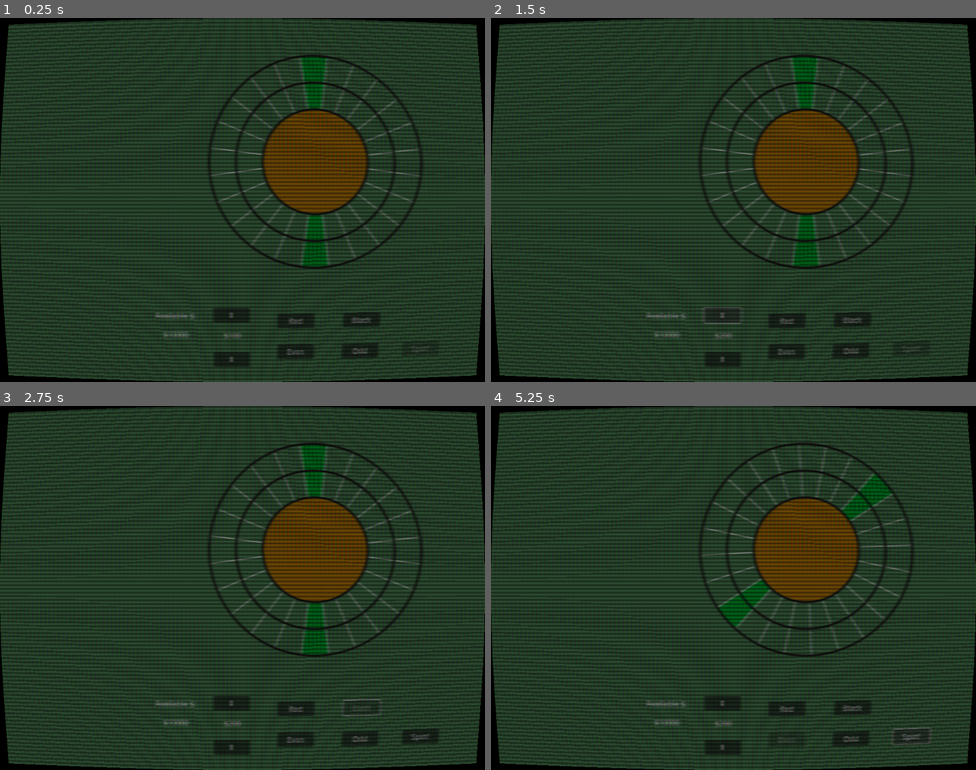
Above: before the commit, frames 1-4 (two rows, left to right).
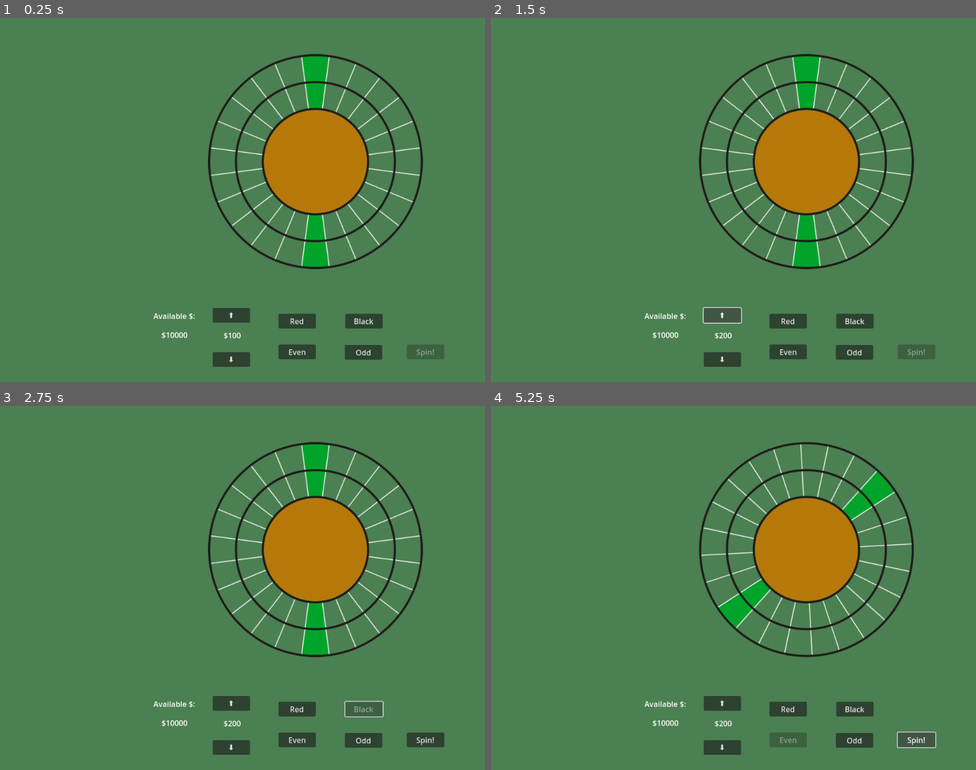
Above: after the commit, the same moments.

Repository: RossRKK/gmtk-game-jam-2025
Game: Godot game, scene res://scenes/roulette_scene.tscn
Same seed, same stepped clock (60 frames per second), same inputs: the game is played once before the commit and once after it.
Inputs:
- Up to frame 1 (0.25 s): no input
- Up to frame 2 (1.5 s): click "⬇" at 0.5 s; click "⬆" at 1.25 s
- Up to frame 3 (2.75 s): click "Black" at 2 s
- Up to frame 4 (5.25 s): click "Red" at 2.75 s; click "Odd" at 3.5 s; click "Even" at 4.25 s; click "Spin!" at 5 s

The runs differ from the first frame. In frame 1, 98% of the frame differs, in the area x 0-100%, y 0-100%; in frame 2, 98%; in frame 3, 98%; in frame 4, 98%.

Commit message:
Refactor how the singletons work for no reason, add text to the screen

Diff:
--- a/project.godot
+++ b/project.godot
@@ -15,11 +15,6 @@
 config/features=PackedStringArray("4.4", "Forward Plus")
 config/icon="res://icon.svg"
 
-[autoload]
-
-EventBus="*res://scripts/event_bus.gd"
-PlayerInventory="*res://scripts/player_inventory.gd"
-
 [display]
 
 window/size/viewport_width=1024
--- a/scenes/roulette_scene.tscn
+++ b/scenes/roulette_scene.tscn
@@ -1,9 +1,10 @@
-[gd_scene load_steps=5 format=3 uid="uid://dhyms0lpvrve6"]
+[gd_scene load_steps=6 format=3 uid="uid://dhyms0lpvrve6"]
 
 [ext_resource type="PackedScene" uid="uid://blbams3bsbfjm" path="res://scenes/post_processing_effects/crt_effect.tscn" id="1_8h7hl"]
 [ext_resource type="Script" uid="uid://ihpwiim42g6l" path="res://scripts/roulette_scene.gd" id="1_nh752"]
 [ext_resource type="PackedScene" uid="uid://r5abxcpmk0i7" path="res://scenes/roulette_wheel.tscn" id="2_bivp3"]
 [ext_resource type="PackedScene" uid="uid://cciepqx17ef51" path="res://scenes/betting_board.tscn" id="3_iked3"]
+[ext_resource type="Script" uid="uid://bd6fh0c2rceq5" path="res://scripts/result_text.gd" id="5_r8avv"]
 
 [node name="RouletteScene" type="Node2D"]
 script = ExtResource("1_nh752")
@@ -39,5 +40,13 @@
 horizontal_alignment = 1
 
 [node name="CRTEffect" parent="." instance=ExtResource("1_8h7hl")]
+visible = false
+
+[node name="Resulttext" type="RichTextLabel" parent="."]
+offset_left = 520.0
+offset_top = 545.0
+offset_right = 789.0
+offset_bottom = 585.0
+script = ExtResource("5_r8avv")
 
 [connection signal="submit_bet" from="BettingBoard" to="RouletteWheel" method="_start_spin"]
--- a/scripts/bet.gd
+++ b/scripts/bet.gd
@@ -8,7 +8,7 @@
 	Even,
 }
 
-var player_inventory = PlayerInventory
+var game: Game = Game.get_instance()
 
 var bet_type: BetType = BetType.Unset
 var bet_amount: int = -1;
@@ -29,7 +29,9 @@
 
 	if winner:
 		print("Winner")
-		player_inventory.update_money(bet_amount)
+		game.event_bus.announce_result.emit(true, segment, bet_amount)
+		game.player_inventory.update_money(bet_amount)
 	else:
 		print("Loser")
-		player_inventory.update_money(-bet_amount)
+		game.event_bus.announce_result.emit(false, segment, bet_amount)
+		game.player_inventory.update_money(-bet_amount)
--- a/scripts/betting_board.gd
+++ b/scripts/betting_board.gd
@@ -2,8 +2,7 @@
 
 class_name BettingBoard
 
-var player_inventory = PlayerInventory
-var event_bus = EventBus
+var game: Game = Game.get_instance()
 
 @onready var bet_text: RichTextLabel = $BetText
 
@@ -23,8 +22,8 @@
 
 # Called when the node enters the scene tree for the first time.
 func _ready() -> void:
-	event_bus.spin_complete.connect(reset)
-	player_inventory.on_money_changed.connect(set_button_state)
+	game.event_bus.spin_complete.connect(reset)
+	game.player_inventory.on_money_changed.connect(set_button_state)
 	update_bet_text()
 	set_button_state()
 
@@ -52,7 +51,7 @@
 	elif bet.bet_type == Bet.BetType.Odd:
 		$Odd.disabled = true
 
-	if bet.bet_amount + bet_increment > PlayerInventory.available_money:
+	if bet.bet_amount + bet_increment > game.player_inventory.available_money:
 		$Up.disabled = true
 
 	if bet.bet_amount - bet_increment < 0:
@@ -63,7 +62,7 @@
 		print("Must set bet before spinning")
 		return
 
-	if bet.bet_amount > PlayerInventory.available_money:
+	if bet.bet_amount > game.player_inventory.available_money:
 		print("Bet higher than available funds")
 		return
 
--- a/scripts/event_bus.gd
+++ b/scripts/event_bus.gd
@@ -1,5 +1,8 @@
 extends Node
+
+class_name EventBus
 
 signal spin_start
 signal spin_complete
 signal game_over
+signal announce_result(won: bool, segment: Segment, winnings: int)
--- /dev/null
+++ b/scripts/game.gd
@@ -0,0 +1,12 @@
+extends Node
+
+class_name Game
+
+var event_bus: EventBus = EventBus.new()
+var player_inventory: PlayerInventory = PlayerInventory.new()
+
+
+static var instance: Game = Game.new()
+
+static func get_instance() -> Game:
+	return instance
--- a/scripts/player_inventory.gd
+++ b/scripts/player_inventory.gd
@@ -1,6 +1,8 @@
 extends Node
 
-var event_bus = EventBus
+class_name PlayerInventory
+
+var game: Game = Game.get_instance()
 
 @export var starting_money: int = 10_000
 
@@ -14,7 +16,7 @@
 func on_money_changed_handler(new_value: int, diff: int) -> void:
 	available_money = new_value
 	if available_money < 0:
-		event_bus.game_over.emit()
+		game.event_bus.game_over.emit()
 
 func update_money(diff: int) -> void:
 	print(diff)
--- /dev/null
+++ b/scripts/result_text.gd
@@ -0,0 +1,15 @@
+extends RichTextLabel
+
+var game: Game = Game.get_instance()
+
+# Called when the node enters the scene tree for the first time.
+func _ready() -> void:
+	game.event_bus.announce_result.connect(update_result_text)
+
+
+func update_result_text(won: bool, segment: Segment, winnings: int) -> void:
+	text = "You %s %d on %s %d" % ["won" if won else "lost", winnings, "red" if segment.colour == segment.RouletteColour.Red else "black", segment.number]
+
+# Called every frame. 'delta' is the elapsed time since the previous frame.
+func _process(delta: float) -> void:
+	pass
--- a/scripts/roulette_scene.gd
+++ b/scripts/roulette_scene.gd
@@ -2,15 +2,14 @@
 
 @onready var money_text: RichTextLabel = $MoneyText
 
-var player_inventory = PlayerInventory
+var game: Game = Game.get_instance()
 
 func _ready() -> void:
-	player_inventory.on_money_changed.connect(on_money_changed)
+	game.player_inventory.on_money_changed.connect(on_money_changed)
 	update_money_text()
 
 func update_money_text() -> void:
-	print(player_inventory.available_money)
-	money_text.text = "$%d" % player_inventory.available_money
+	money_text.text = "$%d" % game.player_inventory.available_money
 
 func on_money_changed(new_value: int, diff: int):
 	update_money_text()
--- a/scripts/roulette_wheel/roulette_wheel.gd
+++ b/scripts/roulette_wheel/roulette_wheel.gd
@@ -1,6 +1,7 @@
 extends Node2D
 
-var event_bus = EventBus
+
+var game: Game = Game.get_instance()
 
 @export var spin_curve: Curve = Curve.new()
 
@@ -21,12 +22,12 @@
 	spinning = true
 	spin_timer.start()
 	spin_timer.timeout.connect(_stop_spin)
-	event_bus.spin_start.emit()
+	game.event_bus.spin_start.emit()
 
 
 func _stop_spin() -> void:
 	spinning = false
-	event_bus.spin_complete.emit()
+	game.event_bus.spin_complete.emit()
 	# pick a cell at random (taking any effects into account)
 	var segment: Segment = segment_handler.pick_and_apply_segment(bet, ball)
 
Not shown, added: scripts/game.gd.uid
Not shown, added: scripts/result_text.gd.uid
